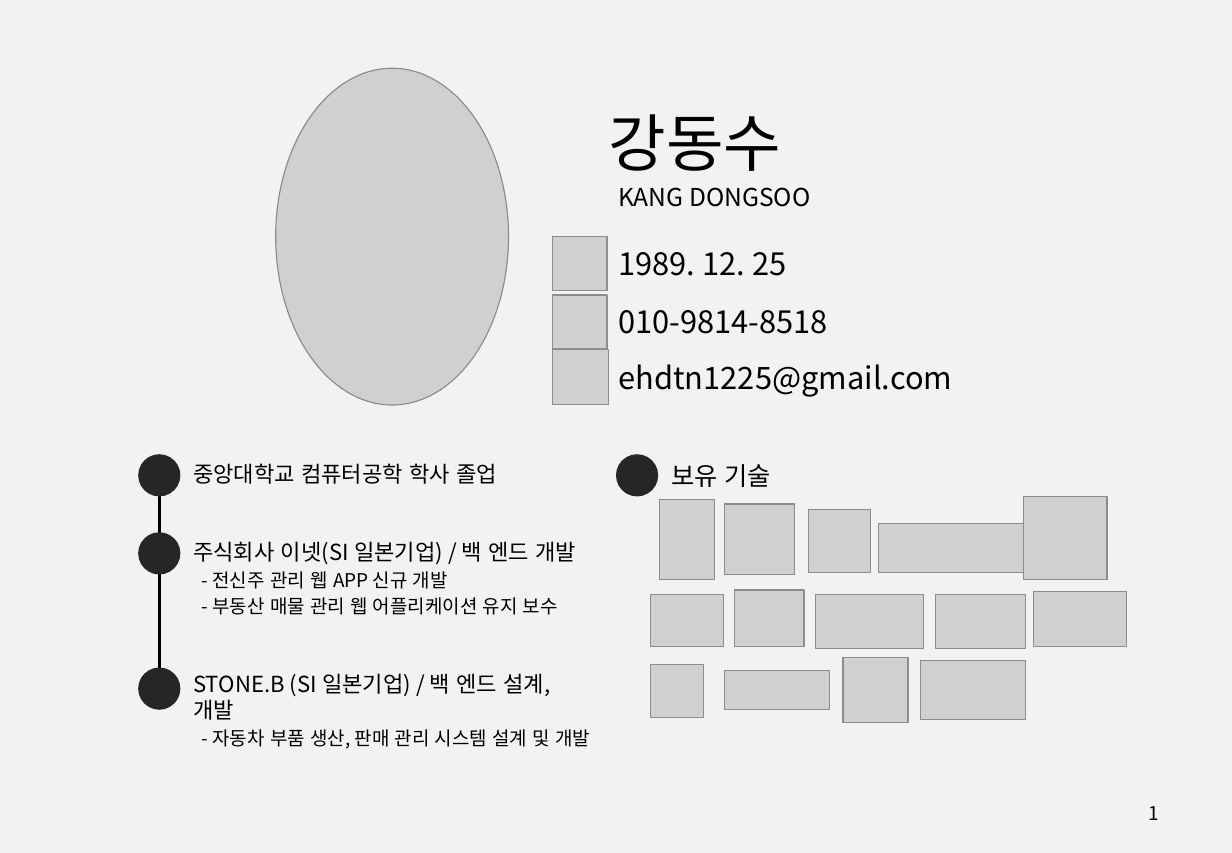
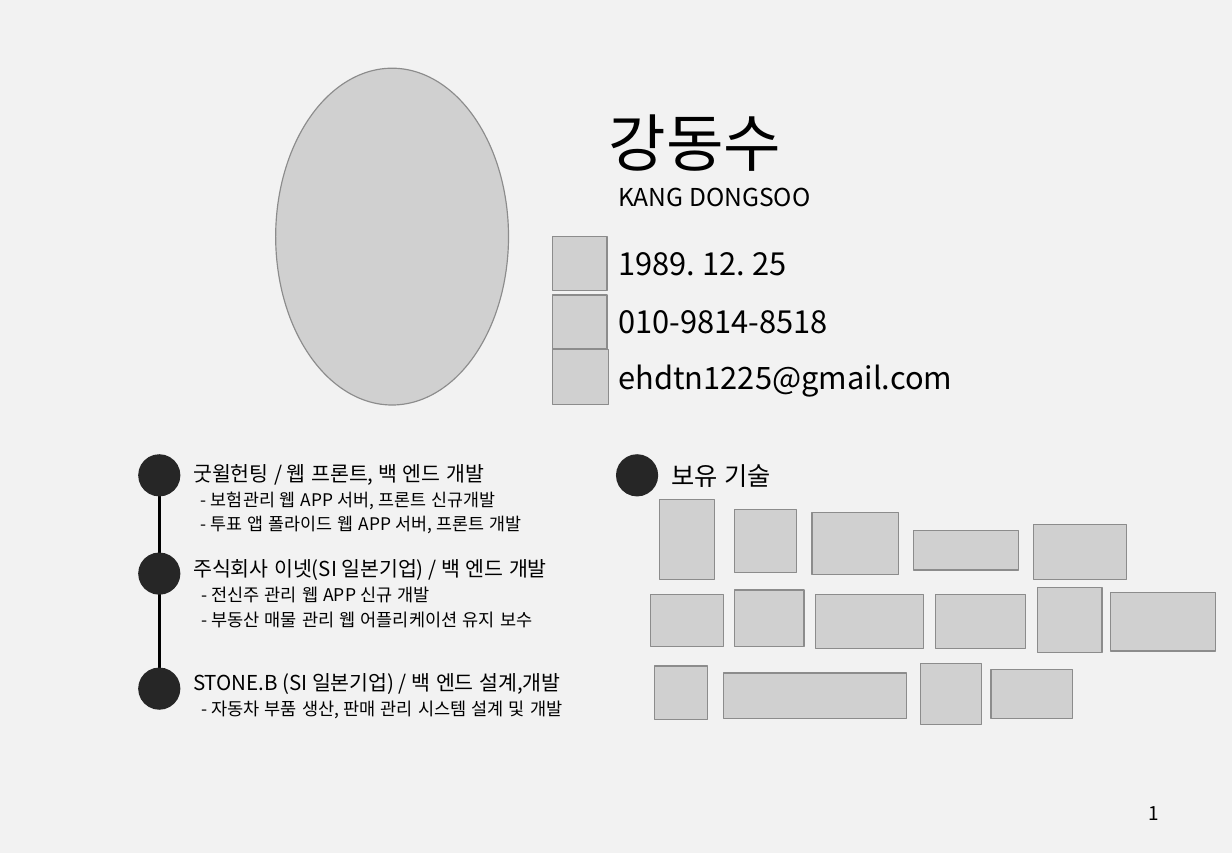
Before and after one commit to Marmaladee/Portfolio, a slide deck: slide 1 of 포트폴리오_강동수(Kang Dongsoo).pptx. Drawn at 1232x853 pixels with LibreOffice and Linux fonts; fonts in the diff are those of the drawing; grey boxes stand for pictures. Boxes give left, top, right and bottom in pixels: in the first picture for what was removed or moved away, otherwise in the second. Text is boxed around its words. In the diff, an @@ line names an element or a change of style, - is before the commit and + after.

```diff
--- a/포트폴리오_강동수(Kang Dongsoo).pptx
+++ b/포트폴리오_강동수(Kang Dongsoo).pptx
@@ subtitle at [193, 464, 521, 533]: text changed; size 14 to 11 pt @@
-중앙대학교 컴퓨터공학 학사 졸업
+굿윌헌팅 / 웹 프론트, 백 엔드 개발
+- 보험관리 웹 APP 서버, 프론트 신규개발
+- 투표 앱 폴라이드 웹 APP 서버, 프론트 개발
@@ picture removed at [725, 504, 795, 574] @@
@@ picture removed at [1024, 496, 1107, 579] @@
@@ picture: place and size @@
-picture at [809, 510, 871, 572]
+picture at [735, 510, 797, 572]
@@ picture added at [812, 513, 899, 576] @@
@@ picture removed at [879, 524, 1026, 573] @@
@@ picture: place and size @@
-picture at [725, 670, 829, 710]
+picture at [913, 531, 1018, 571]
@@ picture: place and size @@
-picture at [1034, 592, 1127, 647]
+picture at [1034, 524, 1127, 580]
@@ ellipse: place and size @@
-ellipse at [138, 532, 180, 574]
+ellipse at [138, 553, 180, 595]
@@ text "주식회사 이넷(SI 일본기업) / 백 ...": place and size @@
-text "주식회사 이넷(SI 일본기업) / 백 ..." at [193, 541, 576, 615]
+text "주식회사 이넷(SI 일본기업) / 백 ..." at [193, 559, 547, 628]
@@ text "주식회사 이넷(SI 일본기업) / 백 ..." at [193, 559, 547, 628]: size 14 to 12.9 pt in "주식회사 이넷(SI 일본기업) / 백 엔드 개발"; size 12 to 11.1 pt in "- 전신주 관리 웹 APP 신규 개발", "- 부동산 매물 관리 웹 어플리케이션 유지 ..." @@
@@ picture: place and size @@
-picture at [843, 658, 908, 722]
+picture at [1037, 588, 1102, 653]
@@ picture: place and size @@
-picture at [921, 661, 1026, 720]
+picture at [1111, 593, 1216, 652]
@@ text "STONE.B (SI 일본기업) / 백 ..." at [193, 673, 562, 718]: size 14 to 12.9 pt in "STONE.B (SI 일본기업) / 백 엔드 설계,개발"; size 12 to 11.1 pt in "- 자동차 부품 생산, 판매 관리 시스템 ..." @@
@@ picture: place and size @@
-picture at [651, 664, 704, 718]
+picture at [655, 667, 709, 720]
@@ picture added at [724, 673, 907, 719] @@
@@ picture added at [920, 663, 982, 725] @@
@@ picture added at [991, 669, 1073, 718] @@
```
Also in this commit, not shown: 2 other slides changed, 9 slides added, 4 other files.
